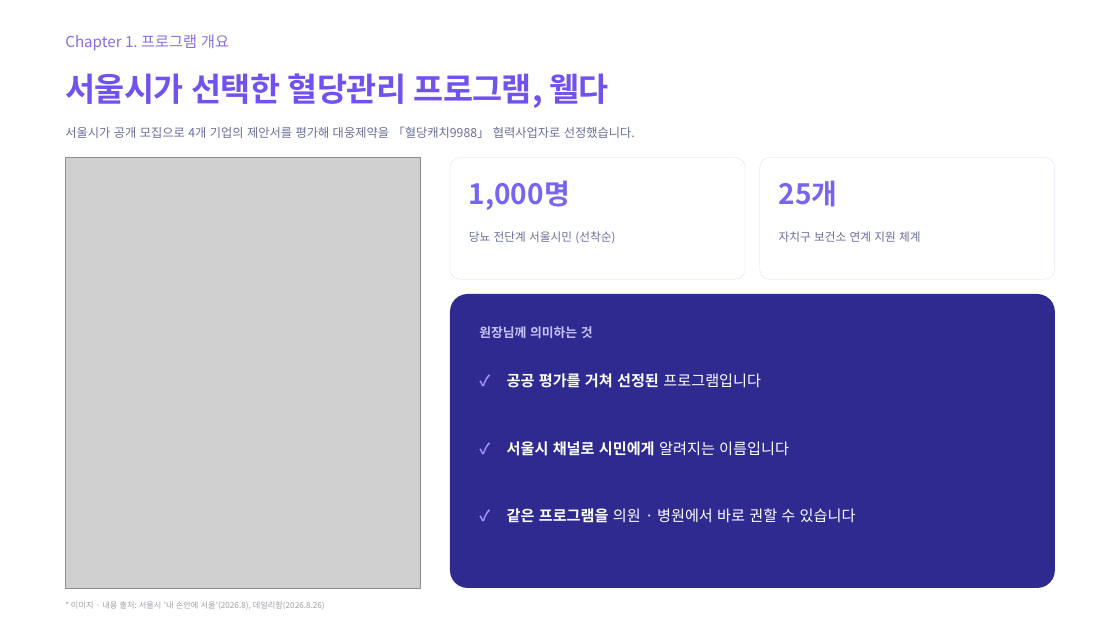
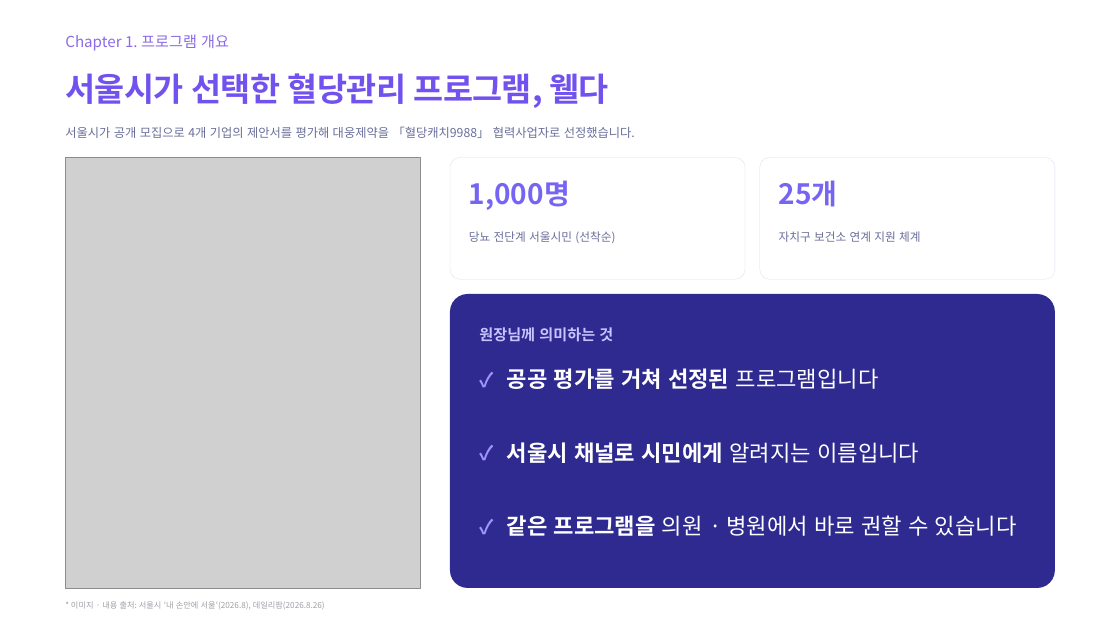
Before and after one commit to xxyuybxx-ctrl/welda-onboarding, a slide deck: slide 6 of files/웰다_교육자료_261014_B안.pptx. Drawn at 1120x630 pixels with LibreOffice and Linux fonts; fonts in the diff are those of the drawing; grey boxes stand for pictures. Boxes give left, top, right and bottom in pixels: in the first picture for what was removed or moved away, otherwise in the second. Text is boxed around its words. In the diff, an @@ line names an element or a change of style, - is before the commit and + after.

```diff
--- a/files/웰다_교육자료_261014_B안.pptx
+++ b/files/웰다_교육자료_261014_B안.pptx
@@ text "원장님께 의미하는 것" at bbox=[479, 327, 613, 342]: size 22 to 26 pt @@
@@ size 26 to 34 pt in 3 elements at bbox=[479, 367, 506, 412], bbox=[479, 441, 506, 485], bbox=[479, 514, 506, 559] @@
@@ text "✓": place and size @@
-text "✓" at bbox=[479, 506, 500, 531]
+text "✓" at bbox=[479, 514, 506, 559]
@@ size 26 to 38 pt in 3 elements at bbox=[507, 368, 879, 389], bbox=[507, 442, 919, 463], bbox=[507, 515, 1017, 536] @@
```
Also in this commit, not shown: 5 other files.
